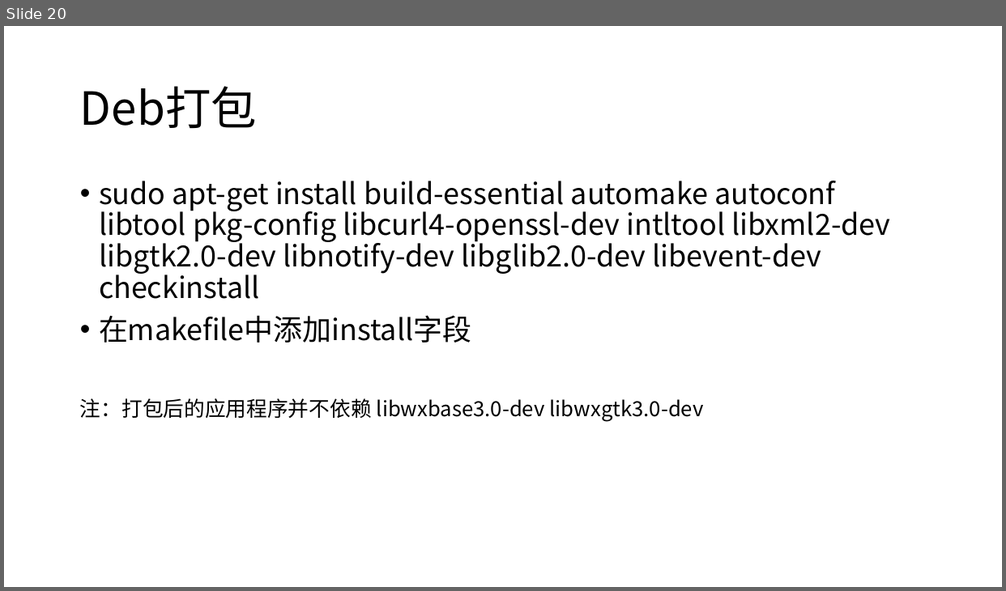
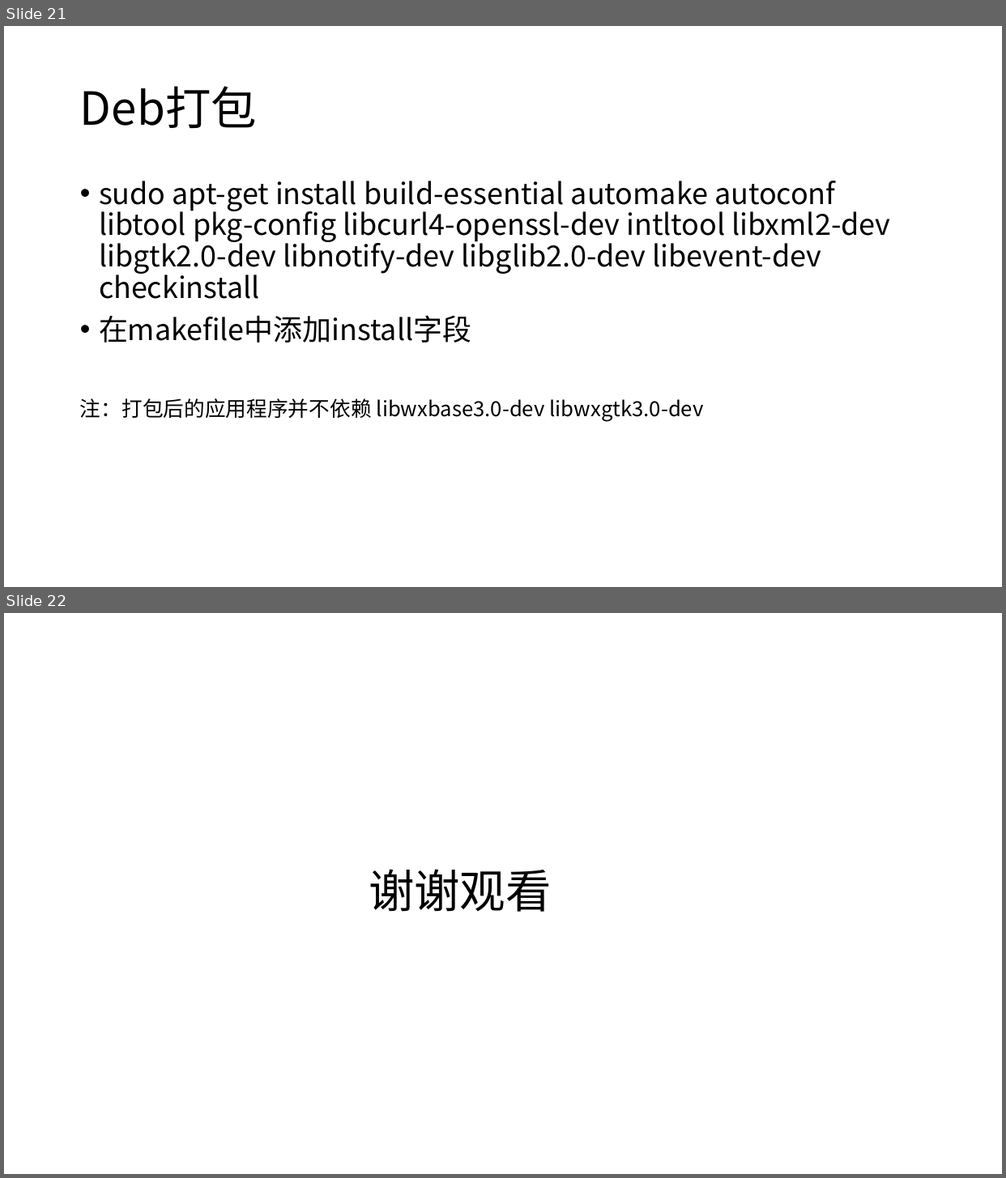
Before and after one commit to TianShan95/wxGUI, a slide deck: RTDBwxGUI.pptx. Shown one above the other, each under a label of ours: slide 20 before the commit, slides 21 and 22 after it. The pictures are 1006x591 and 1006x1178 pixels, drawn with LibreOffice and Linux fonts; fonts in the diff are those of the drawing. Boxes give left, top, right and bottom in pixels: in the first picture for what was removed or moved away, otherwise in the second. Text is boxed around its words. In the diff, an @@ line names an element or a change of style, - is before the commit and + after.

```diff
--- a/RTDBwxGUI.pptx
+++ b/RTDBwxGUI.pptx
@@ slide 22 added at (x1=4, y1=613, x2=1002, y2=1174), background #FFFFFF @@
@@ title added at (x1=368, y1=869, x2=552, y2=912), 44 pt, text #000000 @@
+谢谢观看
@@ what was slide 20 is now slide 21 @@
```
Also in this commit, not shown: 1 other slide added.
